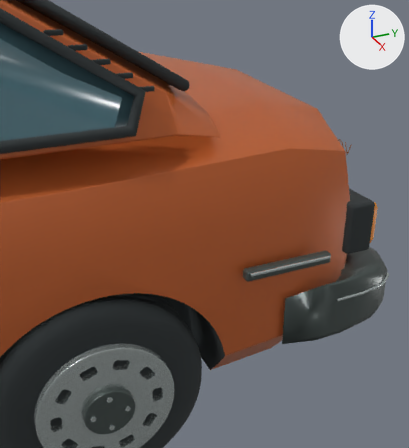
One commit to the Blender file source_blender/Vovlo_434.blend: the scene before it, then after it.
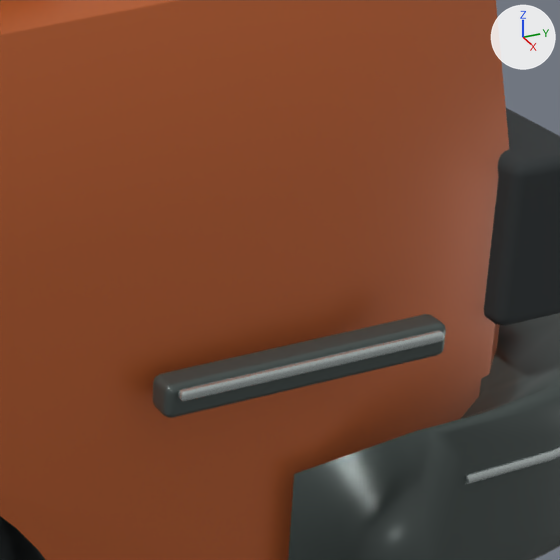
Old and new are each drawn from a 50 mm camera at (1.941, 0.975, 1.324) aimed at (0.728, 1.521, 0.718) and again close up on the part from 48% to 89% of the width and 35% to 72% of the height. The axes (+X, +Y, +Z) are drawn at upper right. The lights are the same throughout. The first two pictures are the older version.

The older version as bpy lines, for what is in view:
```python
ob_bumper_bright_line_001 = bpy.data.objects.new('Bumper bright line.001', cu_bumper_bright_line_001)
ob_bumper_bright_line_001.parent = ob_vovlo_434
ob_bumper_bright_line_001.location = (0.0, 0.0, 0.0)
ob_door_rubbing_strip_007 = bpy.data.objects.new('Door rubbing strip.007', me_cube_075)
ob_door_rubbing_strip_007.parent = ob_vovlo_434
ob_door_rubbing_strip_007.location = (0.825, 1.72, 0.6)
ob_pressed_steel_body = bpy.data.objects.new('Pressed steel body', me_pressed_steel_body_precision_surface)
ob_pressed_steel_body.parent = ob_vovlo_434
ob_pressed_steel_body.location = (0.0, 0.0, 0.0)
# also in view: 'Wraparound bumper.001' at (0.0, 1.951, 0.406); 'Rear lamp carrier.001' at (0.548, 2.005, 0.627); 'Bright side molding.007' at (0.842, 1.72, 0.608)
```
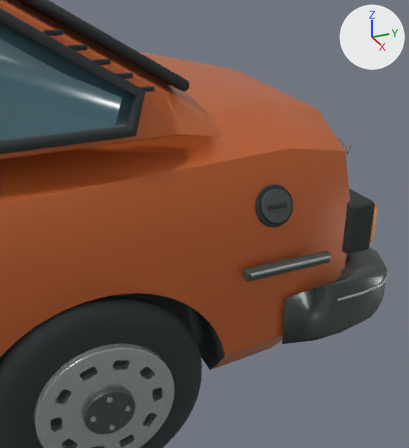
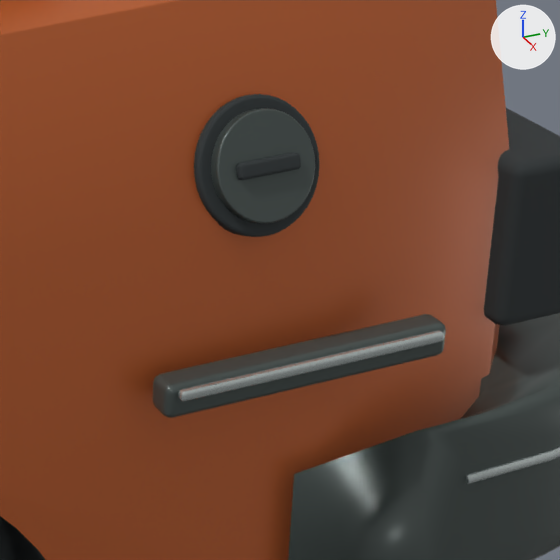
Pixel boxes [x1, y1, x2, y2] of what changed, in the close-ups (560 x 560 px):
```json
{"object": "Fuel cap", "change": "added", "after": [211, 108, 315, 224]}
{"object": "Fuel filler surround", "change": "added", "after": [194, 94, 319, 237]}
{"object": "Fuel cap grip", "change": "added", "after": [236, 152, 301, 180]}
```

The change, as JSON lines over the scene's bpy script:
```json
{"op": "add", "block": "me_cube_1", "code": ["me_cube_1 = bpy.data.meshes.new('Cube')", "me_cube_1.from_pydata(...)  # 96 vertices, 98 faces; spans x -0.0275..0.0275, y -0.0065..0.0065, z -0.0045..0.0045", "me_cube_1.materials.append(mat_tire_rubber)  # dark grey #2c3234"]}
{"op": "add", "block": "me_cylinder_005_1", "code": ["me_cylinder_005_1 = bpy.data.meshes.new('Cylinder.005')", "me_cylinder_005_1.from_pydata(...)  # 240 vertices, 202 faces; spans x -0.044..0.044, y -0.044..0.044, z -0.0075..0.0075", "me_cylinder_005_1.materials.append(mat_graphite_trim)  # dark grey #4d5755"]}
{"op": "add", "block": "me_cylinder_004_1", "code": ["me_cylinder_004_1 = bpy.data.meshes.new('Cylinder.004')", "me_cylinder_004_1.from_pydata(...)  # 240 vertices, 202 faces; spans x -0.055..0.055, y -0.055..0.055, z -0.015..0.015", "me_cylinder_004_1.materials.append(mat_tire_rubber)  # dark grey #2c3234"]}
{"op": "add", "block": "ob_fuel_cap_grip", "code": ["ob_fuel_cap_grip = bpy.data.objects.new('Fuel cap grip', me_cube_1)", "ob_fuel_cap_grip.parent = ob_vovlo_434", "ob_fuel_cap_grip.location = (0.804, 1.691, 0.768)", "ob_fuel_cap_grip.rotation_euler = (1.236, 0.0, 1.602)  # degrees (71, 0, 92)"]}
{"op": "add", "block": "ob_fuel_cap", "code": ["ob_fuel_cap = bpy.data.objects.new('Fuel cap', me_cylinder_005_1)", "ob_fuel_cap.parent = ob_vovlo_434", "ob_fuel_cap.location = (0.796, 1.69, 0.765)", "ob_fuel_cap.rotation_euler = (1.236, 0.0, 1.602)  # degrees (71, 0, 92)"]}
{"op": "add", "block": "ob_fuel_filler_surround", "code": ["ob_fuel_filler_surround = bpy.data.objects.new('Fuel filler surround', me_cylinder_004_1)", "ob_fuel_filler_surround.parent = ob_vovlo_434", "ob_fuel_filler_surround.location = (0.78, 1.69, 0.759)", "ob_fuel_filler_surround.rotation_euler = (1.236, 0.0, 1.602)  # degrees (71, 0, 92)"]}
```
